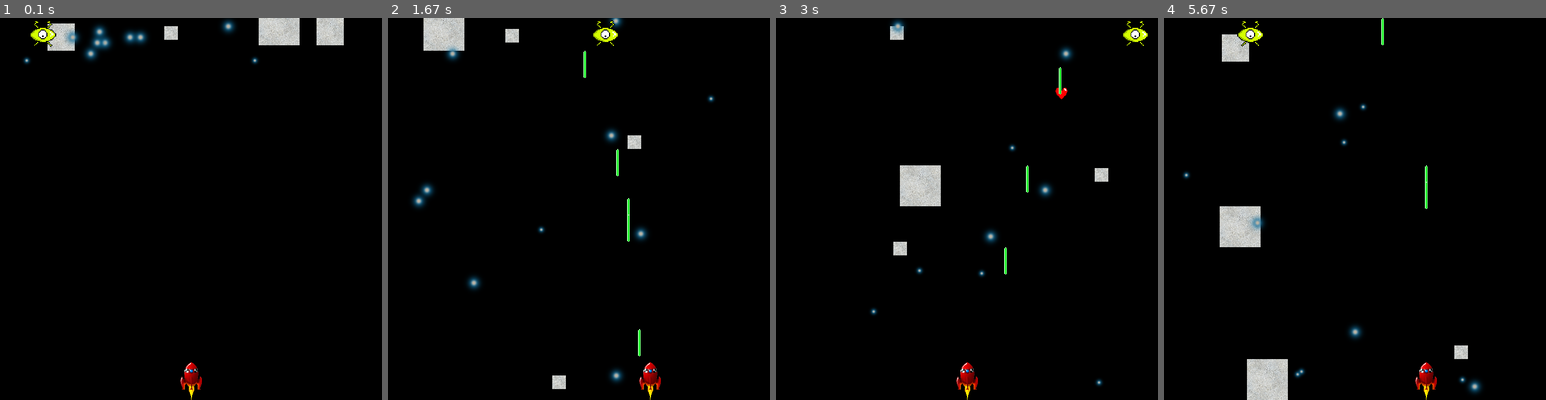
Above: before the commit, frames 1-4 (left to right).
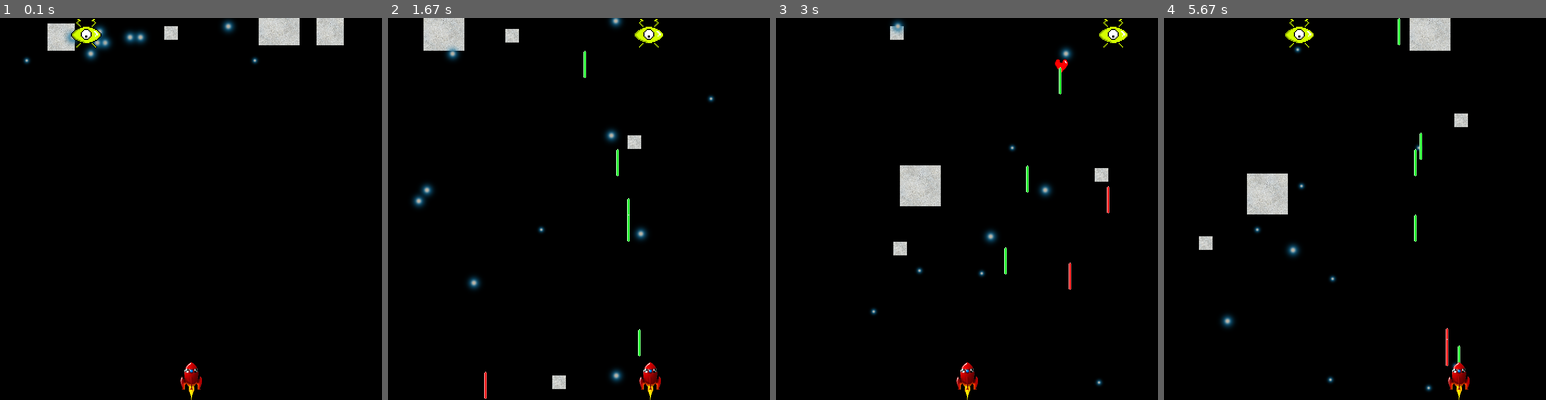
Above: after the commit, the same moments.

Repository: tyomies123/asteroid-game
Game: pygame game, started from asd.py
The game is run twice, just before and just after one commit, with the same random seed, the same clock (stepped at 60 frames per second) and the same inputs.
Inputs:
- Up to frame 1 (0.1 s): no input
- Up to frame 2 (1.67 s): tap Space at 0.33, 0.73, 1.03, 1.23, 1.57 s; hold Right 0.67-1.13 s; hold Up 1.17-1.47 s; hold Right from 1.5 s (still down)
- Up to frame 3 (3 s): tap Space at 1.87, 2.07, 2.37, 2.63 s; release Right at 1.97 s; hold Left 2-2.53 s; hold Left 2.57-2.97 s
- Up to frame 4 (5.67 s): hold Up 3-3.37 s; tap Space at 3.07, 3.47, 3.77, 4.13, 4.43, 4.63, 5.13 s; hold Right 3.4-4.03 s; hold Left 4.07-4.53 s; hold Right 4.57-5.03 s; hold Up 5.07-5.37 s

The runs differ from the first frame. In frame 1, 0.5% of the frame differs, in the area x 8-27%, y 0-8%; in frame 2, 0.5%; in frame 3, 0.6%; in frame 4, 7.3%, in the area x 5-84%, y 0-100%.

Commit message:
ufo shoot

Diff:
--- /dev/null
+++ b/EnemyProjectile.py
@@ -0,0 +1,26 @@
+import pygame
+
+from pygame.locals import *
+from ProjectileObject import ProjectileObject
+
+class EnemyProjectile(ProjectileObject):
+    def __init__(self, width, height, speed, screen, owner_x, owner_y):
+        ProjectileObject.__init__(self, width, height, "laser_red.png", speed, screen, owner_x, owner_y)
+
+    def start(self):
+        self.image = pygame.transform.scale(self.proj_image, (self.width, self.height))
+        self.rect = self.image.get_rect()
+        self.proj_plain = pygame.sprite.RenderPlain(self)
+
+        self.rect.x = self.owner_x - (self.width / 2)
+        self.rect.y = self.owner_y
+
+    def rocket_collided(self, rocket):
+        if self.rect.colliderect(rocket.rect):
+            rocket.hit()
+            return True
+        return ProjectileObject.rocket_collided(self, rocket)
+
+    def render(self):
+        self.rect.move_ip(0, self.speed)
+        self.proj_plain.draw(self.screen)
--- a/Field.py
+++ b/Field.py
@@ -4,11 +4,17 @@
 from random import *
 from pygame.locals import *
 
+#Other objects
 from Asteroid import Asteroid
 from Star import Star
 
+#Powerups
 from ExtraHealth import ExtraHealth
 from PiercingShot import PiercingShot
+
+#Enemy objects
+from FlyingSaucer import FlyingSaucer
+from EnemyProjectile import EnemyProjectile
 
 from Dice import Dice
 
@@ -29,10 +35,18 @@
 ##        if typ == "PiercingShot":
 ##            return PiercingShot(powerup_size, powerup_speed, screen)
 
+    def create_Enemy(self, typ, start_x, start_y, width, height, speed, hp, screen):
+
+        if typ == "FlyingSaucer":
+            return FlyingSaucer(start_x, start_y, width, height, speed, hp, screen)
+
 class Field():
     def __init__(self, object_num, screen):
         self.objects = []
         self.powerups = []
+        self.enemies = []
+        self.enemy_projectiles = []
+
         self.screen = screen
 
         self.factory = FieldObjectFactory()
@@ -41,58 +55,121 @@
 
         for n in range(0, object_num):
 
-            #Spawn Asteroid + Star
+            #Spawn asteroid + star
             if asteroid_count < 4:
                 self.objects.append(self.factory.create_FallingObject("Asteroid", [25, 100], randrange(15, 31, 5), self.screen))
                 self.objects.append(self.factory.create_FallingObject("Star", [25, 75], randrange(30, 51, 5), self.screen))
                 asteroid_count = asteroid_count + 1
 
-            #Spawn Star
+            #Spawn star
             else:
                 self.objects.append(self.factory.create_FallingObject("Star", [25, 75], randrange(20, 51, 5), self.screen))
+
+        #Spawn enemy
+        self.enemies.append(self.factory.create_Enemy("FlyingSaucer", randrange(0, screen.get_width(), 10), 0, 56, 56, 10, 3, self.screen))
 
         self.objects_plain = pygame.sprite.RenderPlain(self.objects)
 
 
     def render(self):
+        #Render asteroids and stars
         for object in self.objects:
             object.fallmove()
 
+        self.objects_plain.draw(self.screen)
+
+        #Render powerups
         if len(self.powerups) > 0:
             for powerup in self.powerups:
                 powerup.fallmove()
+
+                if powerup.rect.y > self.screen.get_height():
+                    self.powerups.remove(powerup)
+
             powerups_plain = pygame.sprite.RenderPlain(self.powerups)
             powerups_plain.draw(self.screen)
 
+        #Render enemies
+        if len(self.enemies) > 0:
+            for enemy in self.enemies:
+                enemy.render()
 
-        self.objects_plain.draw(self.screen)
+        #Render enemy projectiles
+        enemy_shoot_chance = Dice()
+        dice_roll = enemy_shoot_chance.roll()
+        self.enemy_shoot(dice_roll)
 
+        if len(self.enemy_projectiles) > 0:
+            for enemy_projectile in self.enemy_projectiles:
+                enemy_projectile.render()
+
+                if enemy_projectile.rect.y > self.screen.get_height():
+                    self.enemy_projectiles.remove(enemy_projectile)
+
+    #Rocket collisions
     def rocket_collision_check(self, rocket):
         for object in self.objects:
             if object.rocket_collided(rocket):
                 object.reset()
 
+        for enemy_projectile in self.enemy_projectiles:
+            if enemy_projectile.rocket_collided(rocket):
+                self.enemy_projectiles.remove(enemy_projectile)
+
+    #Projectile collisions and powerup spawn
     def projectile_collision_check(self, projectile):
+
+        #Projectile collided with asteroid
         for object in self.objects:
             if object.projectile_collided(projectile):
                 object.reset()
-                chance = Dice()
-                dice_roll = chance.roll()
+                powerup_chance = Dice()
+                dice_roll = powerup_chance.roll()
 
                 #Spawn ExtraHealth
                 if dice_roll <= 10:
-                    self.powerups.append(self.factory.create_PowerUp("ExtraHealth", 25, 15, self.screen))
+                    self.powerups.append(self.factory.create_PowerUp("ExtraHealth", 25, 10, self.screen))
 
                 #Spawn PiercingShot
 ##                elif dice_roll > 10 and dice_roll <= 20:
-##                    self.powerups.append(self.factory.create_PowerUp("PiercingShot", 50, 15, self.screen))
+##                    self.powerups.append(self.factory.create_PowerUp("PiercingShot", 50, 10, self.screen))
 
                 return True
 
+        #Projectile collided with enemy
+        for enemy in self.enemies[:]:
+            if enemy.projectile_collided(projectile):
+                enemy_hp = enemy.hit()
+                time.sleep(0.33)
+
+                if enemy_hp <= 0:
+                    self.enemies.remove(enemy)
+
+                return True
+
+    #Powerup collision
     def powerup_collision_check(self, rocket):
         for powerup in self.powerups:
             if powerup.collided(rocket):
                 rocket.powerup_pickup(powerup)
                 self.powerups.remove(powerup)
 
+            #Enemy projectile can destroy powerup
+            for enemy_projectile in self.enemy_projectiles:
+                if powerup.collided(enemy_projectile):
+                    self.powerups.remove(powerup)
+                    self.enemy_projectiles.remove(enemy_projectile)
+
+    #Check if enemy can shoot projectile
+    def enemy_shoot(self, dice_roll):
+        if dice_roll <= 5:
+            for enemy in self.enemies:
+                self.enemy_projectiles.append(enemy.shoot())
+
+        #Enemy always targets powerups
+        for powerup in self.powerups:
+            for enemy in self.enemies:
+                if enemy.rect.center[0] >= powerup.rect.left and enemy.rect.center[0] <= powerup.rect.right:
+                    self.enemy_projectiles.append(enemy.shoot())
+
 ##End
--- a/FlyingSaucer.py
+++ b/FlyingSaucer.py
@@ -3,6 +3,7 @@
 
 from pygame.locals import *
 from random import *
+from EnemyProjectile import EnemyProjectile
 
 class FlyingSaucer(pygame.sprite.Sprite):
     def __init__(self, start_x, start_y, width, height, speed, hp, screen):
@@ -24,7 +25,7 @@
         self.going_right = True
 
     def movement(self):
-        #Turn around
+        #Turn around at edges
         if self.rect.collidepoint(self.screen.get_width(), 0):
             self.going_right = False
         if self.rect.collidepoint(0, 0):
@@ -35,18 +36,21 @@
         if not self.going_right:
             self.rect.move_ip(0 - self.speed, 0)
 
+    def shoot(self):
+        return EnemyProjectile(5, 50, 20, self.screen, self.rect.midbottom[0], self.rect.center[1])
+
+    def projectile_collided(self, projectile):
+        if self.rect.colliderect(projectile.rect):
+            return True
+        else:
+            return False
+
     def hit(self):
         self.hp = self.hp - 1
-
-        if self.hp <= 0:
-            pass
-
-    def shoot(self):
-        pass
+        return self.hp
 
     def render(self):
         self.movement()
-
         self.enemy_plain.draw(self.screen)
 
 
--- a/AttackObject.py
+++ b/ProjectileObject.py
@@ -1,7 +1,7 @@
 import pygame
 from pygame.locals import *
 
-class AttackObject(pygame.sprite.Sprite):
+class ProjectileObject(pygame.sprite.Sprite):
     def __init__(self, width, height, proj_image, speed, screen, owner_x, owner_y):
         pygame.sprite.Sprite.__init__(self)
         self.width = width
@@ -24,6 +24,9 @@
         self.rect.x = self.owner_x - (self.width / 2)
         self.rect.y = self.screen.get_height() - self.owner_y
 
+    def rocket_collided(self, rocket):
+        return False
+
     def render(self):
         self.rect.move_ip(0, 0 - self.speed)
         self.proj_plain.draw(self.screen)
--- a/RocketProjectile.py
+++ b/RocketProjectile.py
@@ -1,8 +1,8 @@
 import pygame
 
 from pygame.locals import *
-from AttackObject import AttackObject
+from ProjectileObject import ProjectileObject
 
-class RocketProjectile(AttackObject):
+class RocketProjectile(ProjectileObject):
     def __init__(self, width, height, speed, screen, owner_x, owner_y):
-        AttackObject.__init__(self, width, height, "laser_green.png", speed, screen, owner_x, owner_y)
+        ProjectileObject.__init__(self, width, height, "laser_green.png", speed, screen, owner_x, owner_y)
--- a/asd.py
+++ b/asd.py
@@ -35,7 +35,7 @@
 #Creating objects
 rocket = Rocket(rocket_spawn_x, rocket_spawn_y, rocket_width, rocket_height, rocket_hp, screen)
 world = Field(object_num, screen)
-ufo = FlyingSaucer(randrange(0, screen.get_width(), 10), 0, 56, 56, 10, 3, screen)
+##ufo = FlyingSaucer(randrange(0, screen.get_width(), 10), 0, 56, 56, 10, 3, screen)
 
 #Background
 background = pygame.transform.scale(pygame.image.load(background_image), (screen_x, screen_y)).convert()
@@ -74,7 +74,6 @@
 
     #Render frame
     world.render()
-    ufo.render()
 
     for projectile in projectile_list[:]:
         projectile.render()
@@ -86,7 +85,7 @@
             continue
 
         if projectile.rect.y < 0:
-            print(projectile)
+##            print(projectile)
             projectile_list.remove(projectile)
 
     rocket.render()
Binary file changed: extra_health.png
Binary file changed: ufo.png
